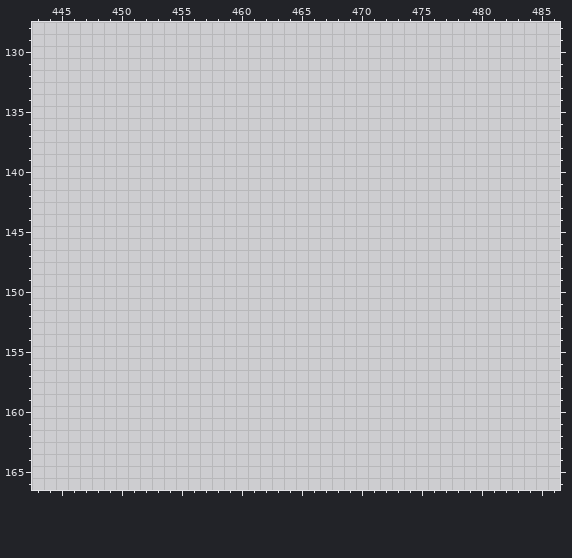
A pixel-art file gets an edit: src/concept/sprite/dddddd.aseprite. This is how it looked before the edit.
512x559 pixels, 1 frame. Colours within 5 levels of each other are drawn and written as one. Shown: x 443..486, y 128..166. The commit also changed other parts of the picture, which this record leaves out.
New version:
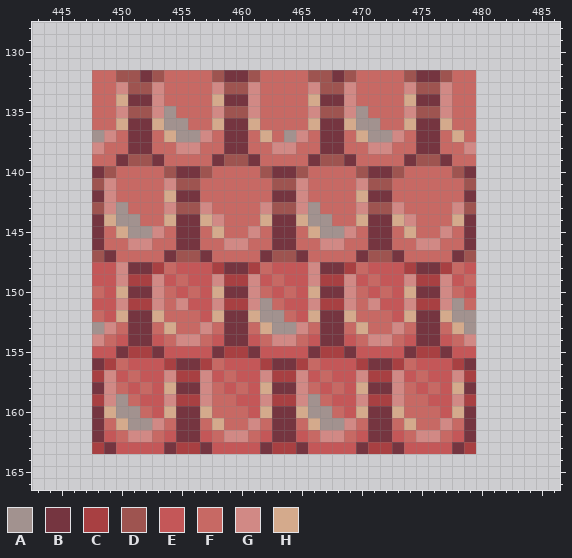
Palette (. is transparent): A #a2928f  B #753540  C #a84042  D #9e5450  E #c45758  F #c76964  G #d18985  H #d4aa8c
Edits made:
@@ x 443..486 @@
 131 ............................................
-132 ............................................
-133 ............................................
-134 ............................................
-135 ............................................
-136 ............................................
-137 ............................................
-138 ............................................
-139 ............................................
-140 ............................................
-141 ............................................
-142 ............................................
-143 ............................................
-144 ............................................
-145 ............................................
-146 ............................................
-147 ............................................
-148 ............................................
-149 ............................................
-150 ............................................
-151 ............................................
-152 ............................................
-153 ............................................
-154 ............................................
-155 ............................................
-156 ............................................
-157 ............................................
-158 ............................................
-159 ............................................
-160 ............................................
-161 ............................................
-162 ............................................
-163 ............................................
+132 .....FFDDBDFFFFDBBDFFFFDDBDFFFFDBBDFF.......
+133 .....FFGDDGFFFFGDDGFFFFGDDGFFFFGDDGFF.......
+134 .....FFHBBGFFFFHBBGFFFFHBBGFFFFHBBGFF.......
+135 .....FFGDDGAFFFGDDGFFFFGDDGAFFFGDDGFF.......
+136 .....FFHBBHAAFFHBBHFFFFHBBHAAFFHBBHFF.......
+137 .....AGFBBFHAAGFBBFHFAGFBBFHAAGFBBFHF.......
+138 .....GFFBBFFGGFFBBFFGGFFBBFFGGFFBBFFG.......
+139 .....FFBDDBFFFFBDDBFFFFBDDBFFFFBDDBFF.......
+140 .....BDFFFFDBBDFFFFDBBDFFFFDBBDFFFFDB.......
+141 .....DGFFFFGDDFFFFFFDDGFFFFGDDFFFFFFD.......
+142 .....BGFFFFHBBFFFFFFBBGFFFFHBBFFFFFFB.......
+143 .....DGAFFFGDDGFFFFGDDGAFFFGDDGFFFFGD.......
+144 .....BHAAFFHBBHGFFFHBBHAAFFHBBHGFFFHB.......
+145 .....BFHAAGFBBFHFFGFBBFHAAGFBBFHFFGFB.......
+146 .....BFFGGFFBBFFGGFFBBFFGGFFBBFFGGFFB.......
+147 .....DBFFFFBDDBFFFFBDDBFFFFBDDBFFFFBD.......
+148 .....EEGBBCFEEECBBCFEEEGBBCFEEECBBCFE.......
+149 .....EEGCCGEFEEGCCGEFEEGCCGEFEEGCCGEF.......
+150 .....FEHBBGFEFEHBBGFEFEHBBGFEFEHBBGFE.......
+151 .....EEGCCGFGEEGCCGAFEEGCCGFGEEGCCGAF.......
+152 .....FEHBBHFFFEHBBHAAFEHBBHFFFEHBBHAA.......
+153 .....AGFBBFHFFGFBBFHAAGFBBFHFFGFBBFHA.......
+154 .....GFEBBEFGGFEBBEFGGFEBBEFGGFEBBEFG.......
+155 .....EEBCCBEEEEBCCBEEEEBCCBEEEEBCCBEE.......
+156 .....BCFEEECBBCFEEECBBCFEEECBBCFEEECB.......
+157 .....CGEFEEGCCGEFEEGCCGEFEEGCCGEFEEGC.......
+158 .....BGFEFEHBBGFEFEHBBGFEFEHBBGFEFEHB.......
+159 .....CGAFEEGCCGFFEEGCCGAFEEGCCGFFEEGC.......
+160 .....BHAAFEHBBHFFFEHBBHAAFEHBBHFFFEHB.......
+161 .....BFHAAGFBBFHFFGFBBFHAAGFBBFHFFGFB.......
+162 .....BEFGGFEBBEFGGFEBBEFGGFEBBEFGGFEB.......
+163 .....CBEEEEBCCBEEEEBCCBEEEEBCCBEEEEBC.......
 164 ............................................
Where, in picture pixels (left, top, right, bottom), the same in both pictures:
added: (92, 70, 476, 454)
